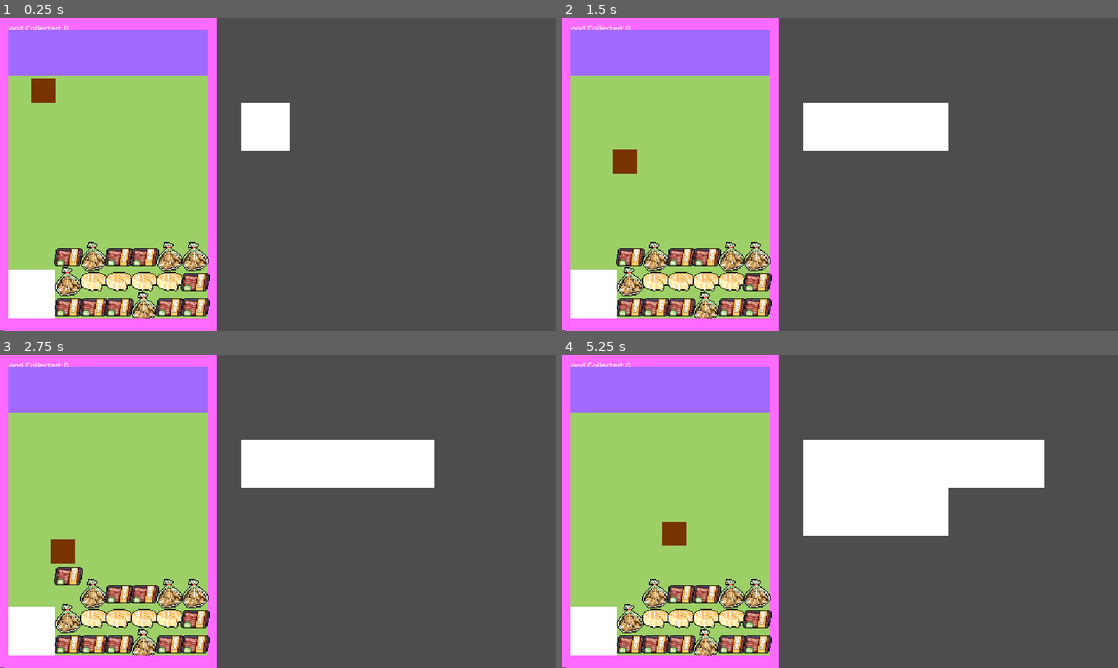
Above: before the commit, frames 1-4 (two rows, left to right).
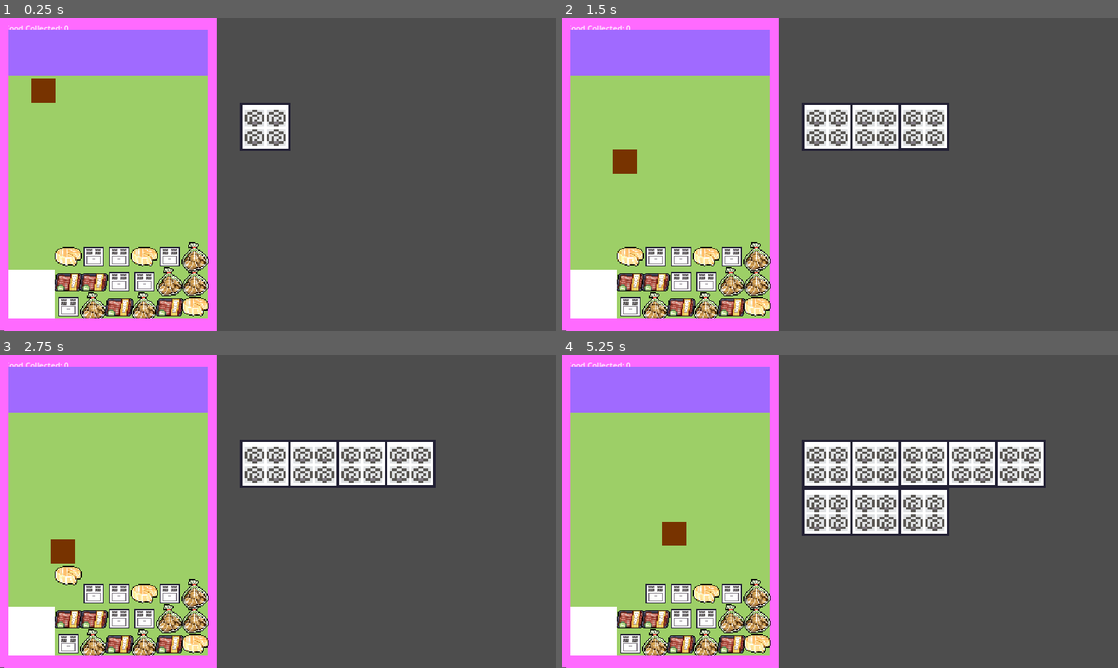
Above: after the commit, the same moments.

Repository: bvirnig/Claw-Kitchen
Game: Godot game, scene res://Scenes/main.tscn
Two runs of this game, one before a commit and one after it. Both use one fixed random seed, a clock stepped at 60 frames per second and the inputs below.
Inputs (mouse positions are in pixels of both pictures, inside the frame that each line leads up to):
- Up to frame 1 (0.25 s): no input
- Up to frame 2 (1.5 s): tap Enter (ui_accept) at 0.5, 0.77 s; move the mouse to (828, 127) at 0.52 s; hold Right (ui_right) from 0.53 s (still down); tap 0 (zero) at 0.6, 1.35 s; click (828, 127) at 0.67 s; move the mouse to (873, 127) at 1.27 s; click (873, 127) at 1.42 s
- Up to frame 3 (2.75 s): tap Enter (ui_accept) at 1.52 s; move the mouse to (361, 464) at 2.02 s; release Right (ui_right) at 2.03 s; hold Left (ui_left) from 2.03 s (still down); tap 0 (zero) at 2.1 s; click (361, 464) at 2.17 s
- Up to frame 4 (5.25 s): move the mouse to (973, 464) at 2.77 s; release Left (ui_left) at 2.78 s; hold Right (ui_right) 2.78-4.28 s; tap 0 (zero) every 0.75 s from 2.85 to 5.1 s; click (973, 464) at 2.92 s; tap Enter (ui_accept) at 3.02, 3.77, 4.52 s; move the mouse to (1023, 464) at 3.52 s; click (1023, 464) at 3.67 s; move the mouse to (828, 511) at 4.27 s; hold Left (ui_left) 4.28-5.03 s; click (828, 511) at 4.42 s; move the mouse to (873, 511) at 5.02 s; hold Right (ui_right) from 5.03 s (still down); click (873, 511) at 5.17 s

The runs differ from the first frame. In frame 1, 5.0% of the frame differs, in the area x 9-53%, y 27-96%; in frame 2, 6.8%; in frame 3, 7.8%; in frame 4, 11%, in the area x 9-87%, y 27-96%.

Commit message:
added stove art
stove art for claw and kitchen

Diff:
--- a/clawkitchen/Scenes/food_spawner.tscn
+++ b/clawkitchen/Scenes/food_spawner.tscn
@@ -1,12 +1,13 @@
-[gd_scene load_steps=6 format=3 uid="uid://y0ys5si0631"]
+[gd_scene load_steps=7 format=3 uid="uid://y0ys5si0631"]
 
 [ext_resource type="Script" path="res://food_spawner.gd" id="1_h3ulc"]
 [ext_resource type="PackedScene" uid="uid://cm2y2gnjs3smp" path="res://Scenes/food.tscn" id="2_qesm1"]
 [ext_resource type="Texture2D" uid="uid://cb0oj5emx1aug" path="res://Food Assets/bacon.png" id="3_ll5ao"]
 [ext_resource type="Texture2D" uid="uid://cpwp0acc1p84o" path="res://Food Assets/potato_p.png" id="4_4hhvh"]
 [ext_resource type="Texture2D" uid="uid://bwhsynoru4f5v" path="res://Food Assets/white_cheese_p.png" id="5_k0sal"]
+[ext_resource type="Texture2D" uid="uid://dtd2augn4eff0" path="res://Food Assets/stove.png" id="6_xii5l"]
 
 [node name="FoodSpawner" type="Node2D"]
 script = ExtResource("1_h3ulc")
 prize_scene = ExtResource("2_qesm1")
-prize_textures = [ExtResource("3_ll5ao"), ExtResource("4_4hhvh"), ExtResource("5_k0sal")]
+prize_textures = [ExtResource("3_ll5ao"), ExtResource("4_4hhvh"), ExtResource("5_k0sal"), ExtResource("6_xii5l")]
--- a/clawkitchen/Scenes/stove.tscn
+++ b/clawkitchen/Scenes/stove.tscn
@@ -1,8 +1,7 @@
 [gd_scene load_steps=4 format=3 uid="uid://dwkcoqkvjx7ks"]
 
 [ext_resource type="Script" path="res://stove.gd" id="1_43mb1"]
-
-[sub_resource type="CanvasTexture" id="CanvasTexture_j3r5n"]
+[ext_resource type="Texture2D" uid="uid://d1je4lvxlpnlg" path="res://Food Assets/stovetop.png" id="2_g8rtr"]
 
 [sub_resource type="RectangleShape2D" id="RectangleShape2D_jxe0d"]
 size = Vector2(99, 99)
@@ -11,8 +10,9 @@
 script = ExtResource("1_43mb1")
 
 [node name="Sprite2D" type="Sprite2D" parent="."]
-scale = Vector2(100, 100)
-texture = SubResource("CanvasTexture_j3r5n")
+texture_filter = 1
+scale = Vector2(5, 5)
+texture = ExtResource("2_g8rtr")
 
 [node name="CollisionShape2D" type="CollisionShape2D" parent="."]
 position = Vector2(0.5, 0.5)
--- a/clawkitchen/Scenes/stove_spawner.gd
+++ b/clawkitchen/Scenes/stove_spawner.gd
@@ -45,7 +45,7 @@
 		_spawn_new_stove()
 
 	# If food is collected (check GameData), spawn a new stove
-	if Gamedata.food_collected > total_stoves_spawned:
+	if Gamedata.food_collected + 1 > total_stoves_spawned:
 		print("Food collected! Spawning a new stove...")
 		_spawn_new_stove()
 
Binary file added: clawkitchen/Food Assets/stove.png
Not shown, added: clawkitchen/Food Assets/stove.png.import
Binary file added: clawkitchen/Food Assets/stovetop.png
Not shown, added: clawkitchen/Food Assets/stovetop.png.import
